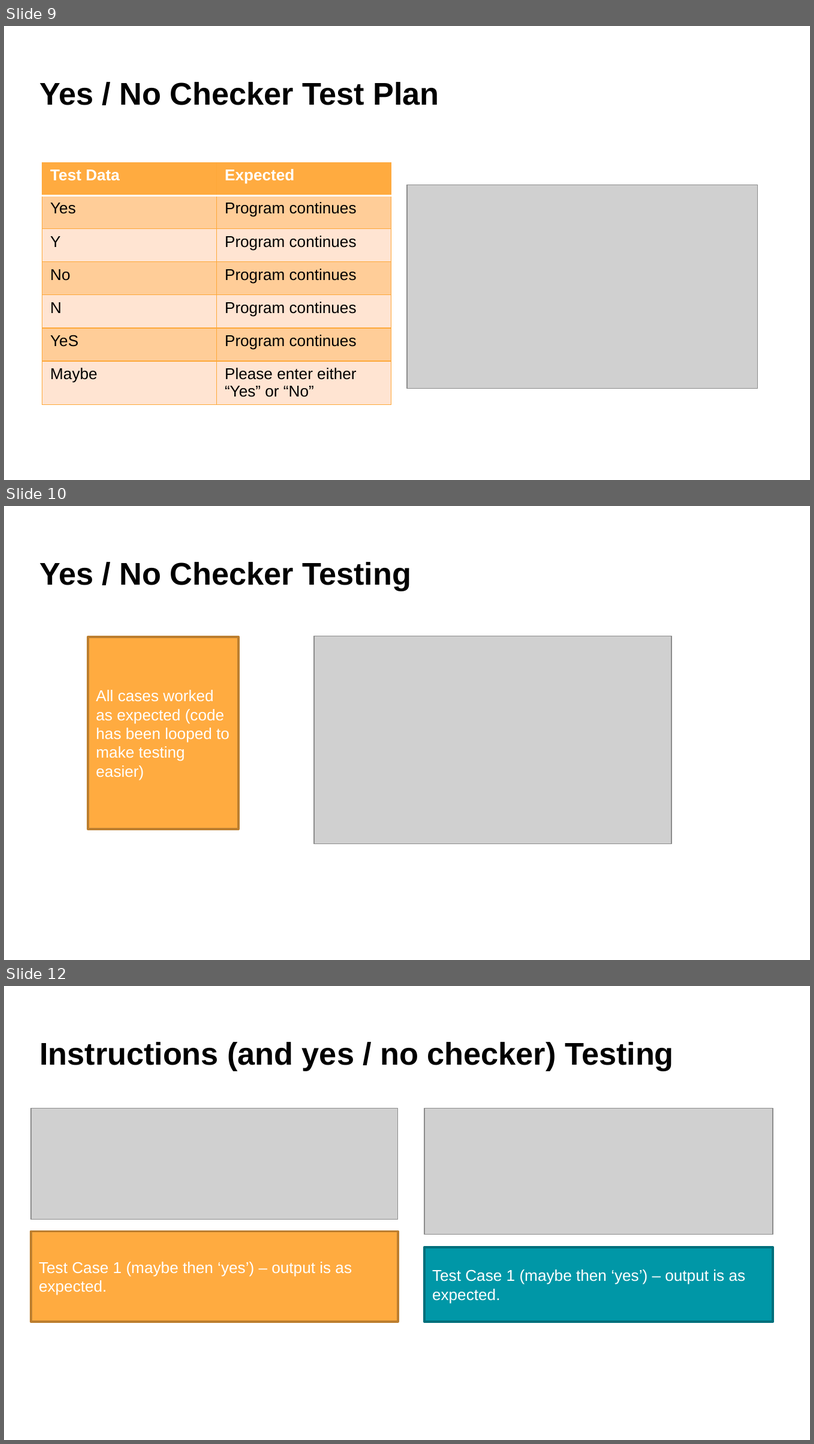
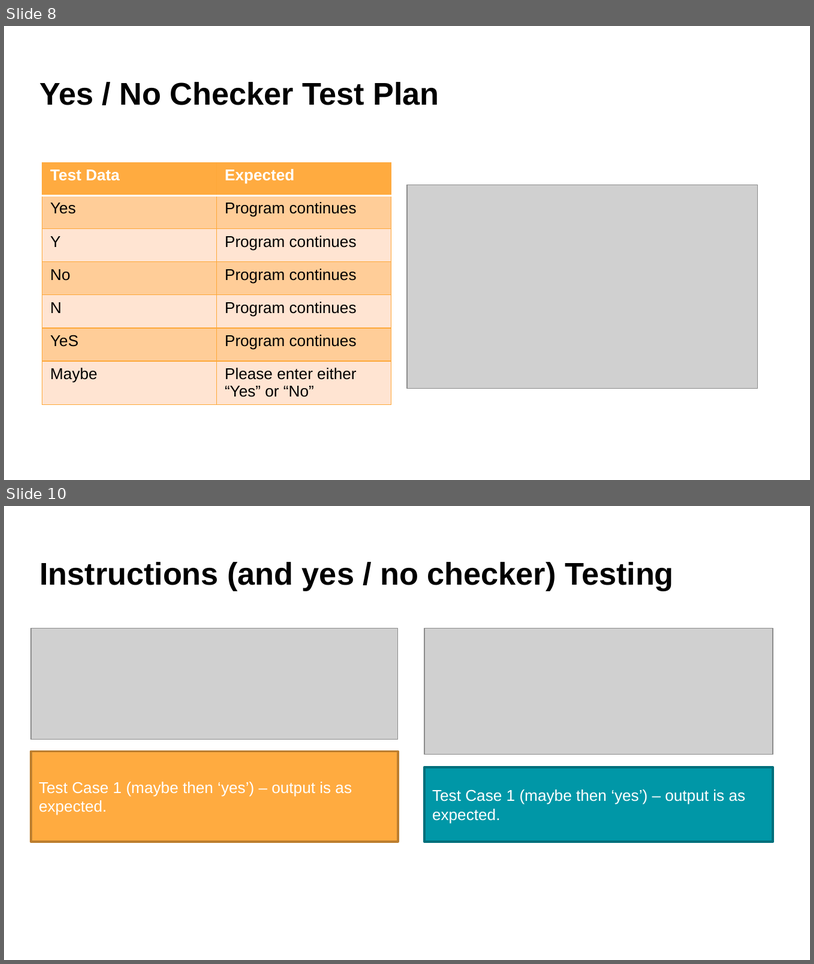
Before and after one commit to aspectnz/PEX, a slide deck: main/games/rock_paper_scissors/Rock Paper Scissors Documentation.pptx. Shown one above the other, each under a label of ours: slides 9, 10 and 12 before the commit, slides 8 and 10 after it; the slides between them are not shown. The pictures are 814x1444 and 814x964 pixels, drawn with LibreOffice and Linux fonts; fonts in the diff are those of the drawing; grey boxes stand for pictures. Boxes give left, top, right and bottom in pixels: in the first picture for what was removed or moved away, otherwise in the second. Text is boxed around its words. In the diff, an @@ line names an element or a change of style, - is before the commit and + after.

```diff
--- a/main/games/rock_paper_scissors/Rock Paper Scissors Documentation.pptx
+++ b/main/games/rock_paper_scissors/Rock Paper Scissors Documentation.pptx
@@ slide 10 removed at [4, 506, 810, 960], background #FFFFFF @@
@@ title removed at [39, 562, 411, 591] @@
-Yes / No Checker Testing
@@ rectangle removed at [88, 637, 238, 829] @@
-All cases worked as expected (code has been looped to make testing easier)
@@ picture removed at [314, 636, 672, 844] @@
@@ what was slide 9 is now slide 8 @@
@@ what was slide 12 is now slide 10 @@
```
Also in this commit, not shown: 1 slide changed, 1 slide added, 2 other slides removed, 4 other files.
